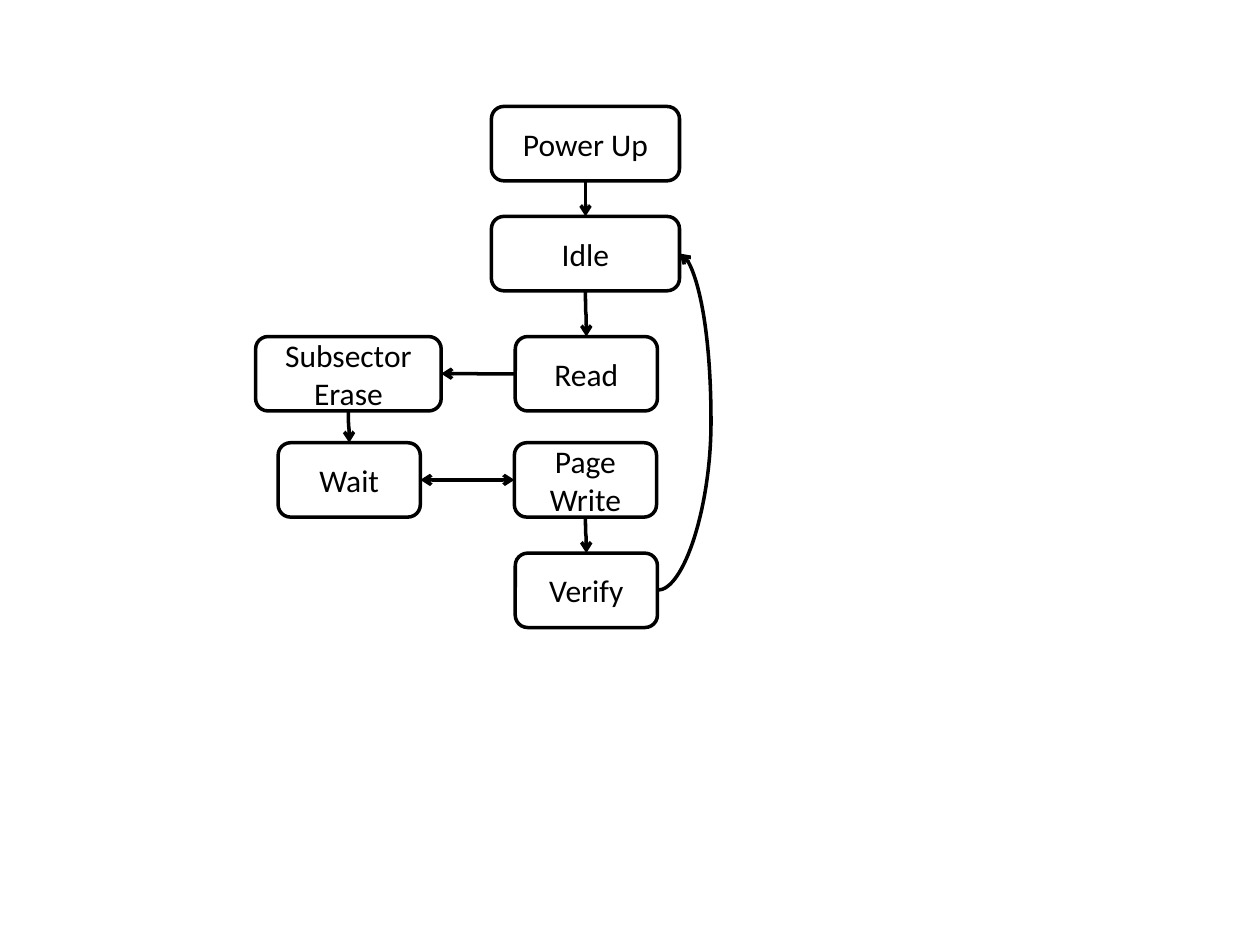
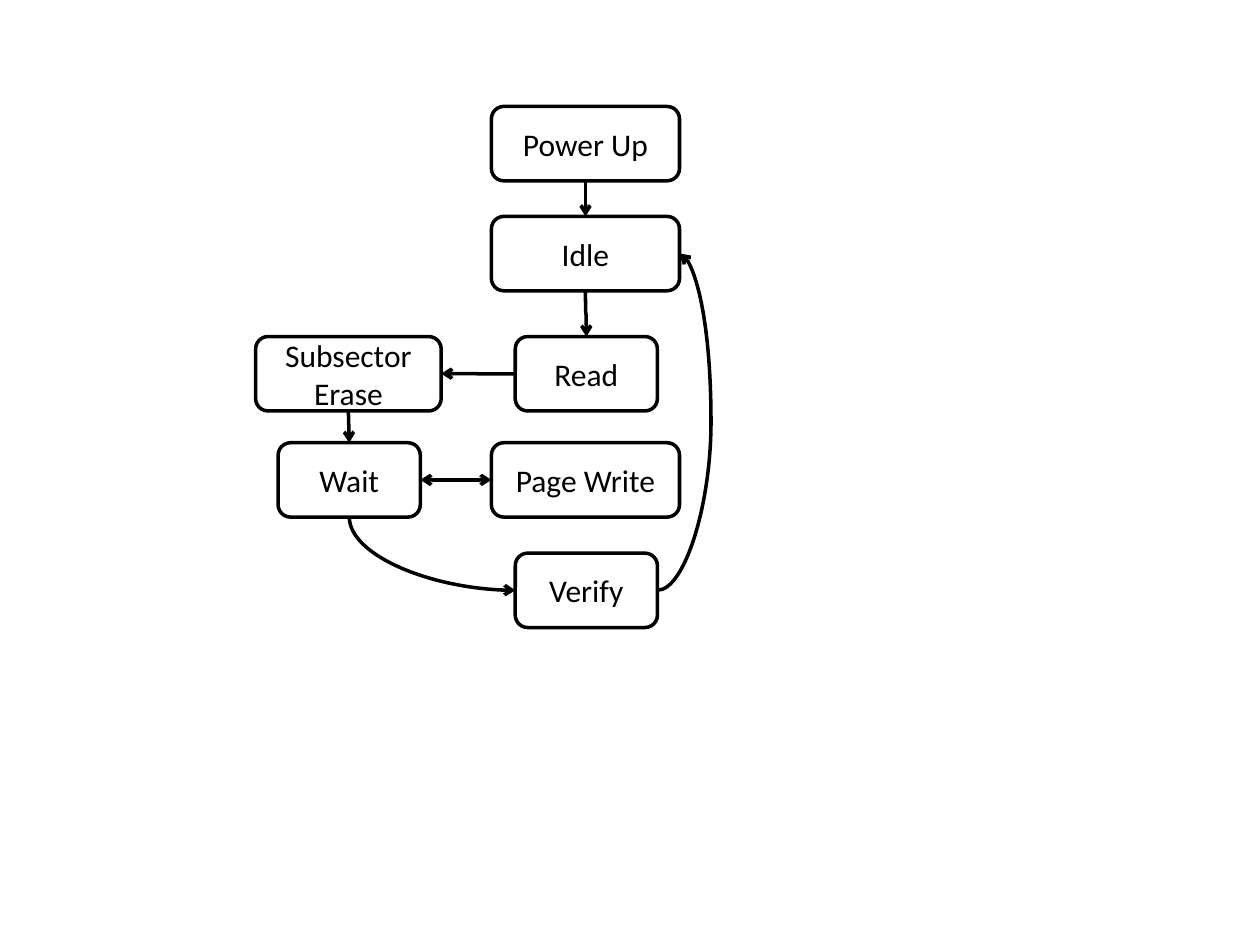
Before and after one commit to drmoorevt/PRIME, a slide deck: slide 2 of Documentation/Results/EDPM/Flowcharts.pptx. Drawn at 1260x945 pixels with LibreOffice and Linux fonts; fonts in the diff are those of the drawing. Boxes give left, top, right and bottom in pixels: in the first picture for what was removed or moved away, otherwise in the second. Text is boxed around its words. In the diff, an @@ line names an element or a change of style, - is before the commit and + after.

```diff
--- a/Documentation/Results/EDPM/Flowcharts.pptx
+++ b/Documentation/Results/EDPM/Flowcharts.pptx
@@ rounded rectangle "Page Write": place and size @@
-rounded rectangle "Page Write" at bbox=[514, 442, 656, 517]
+rounded rectangle "Page Write" at bbox=[491, 442, 679, 517]
@@ double arrow moved from (421, 480) - (514, 480) to (421, 480) - (491, 480) @@
@@ curved arrow added from (349, 517) to (515, 591), #000000 2 pt @@
@@ curved arrow removed from (586, 517) to (586, 553) @@
```
Also in this commit, not shown: 1 other slide changed.
